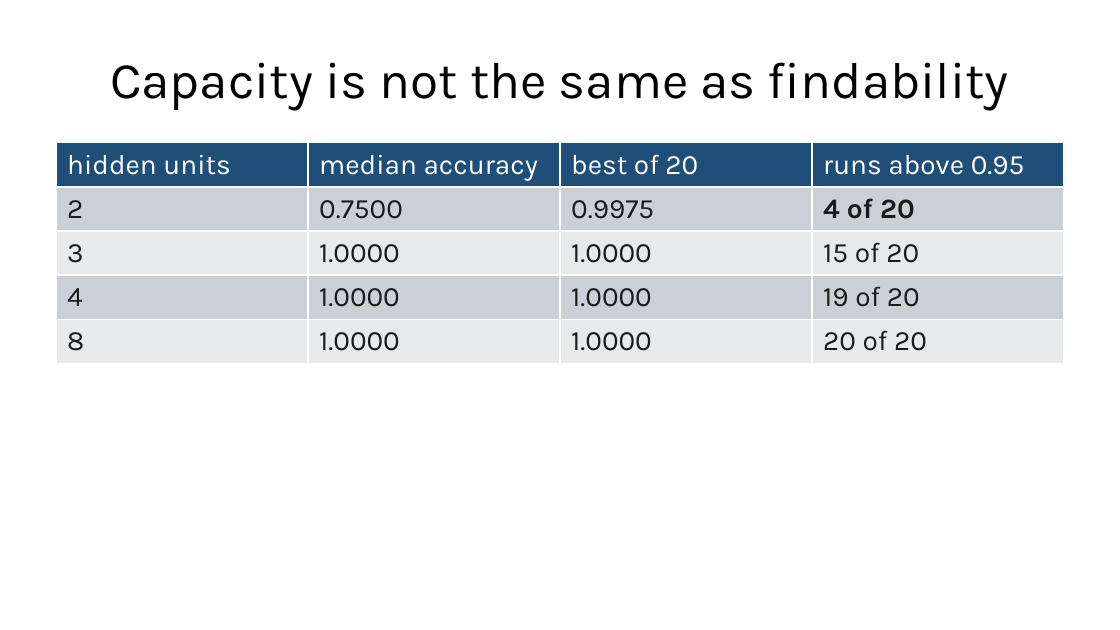
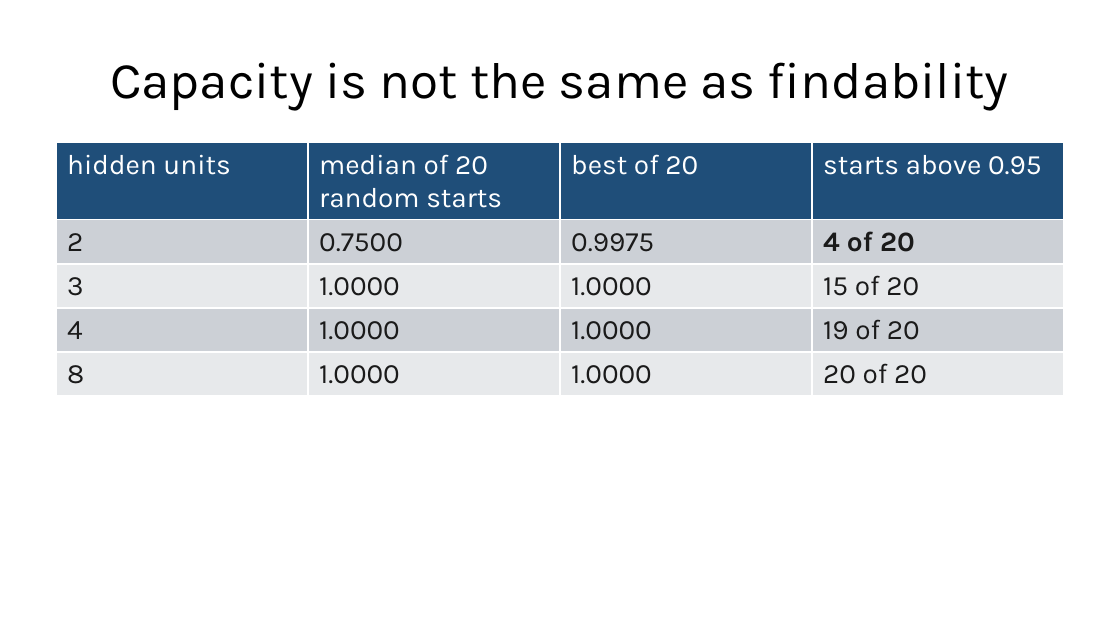
Before and after one commit to fabioantonini/technologies-for-artificial-intelligence, a slide deck: slide 24 of Lessons/09_neural_networks/Slides/neural_networks_slides.pptx (slide 23 before the commit). Drawn at 1120x630 pixels with LibreOffice and Linux fonts; fonts in the diff are those of the drawing; background and template pictures are left out. Boxes give left, top, right and bottom in pixels: in the first picture for what was removed or moved away, otherwise in the second. Text is boxed around its words. In the diff, an @@ line names an element or a change of style, - is before the commit and + after.

```diff
--- a/Lessons/09_neural_networks/Slides/neural_networks_slides.pptx
+++ b/Lessons/09_neural_networks/Slides/neural_networks_slides.pptx
@@ table at (56,143,1064,559) @@
-row 1, column 2: median accuracy
+row 1, column 2: median of 20 random starts
-row 1, column 4: runs above 0.95
+row 1, column 4: starts above 0.95
```
Also in this commit, not shown: 3 other slides changed, 1 slide added, 6 other files.
